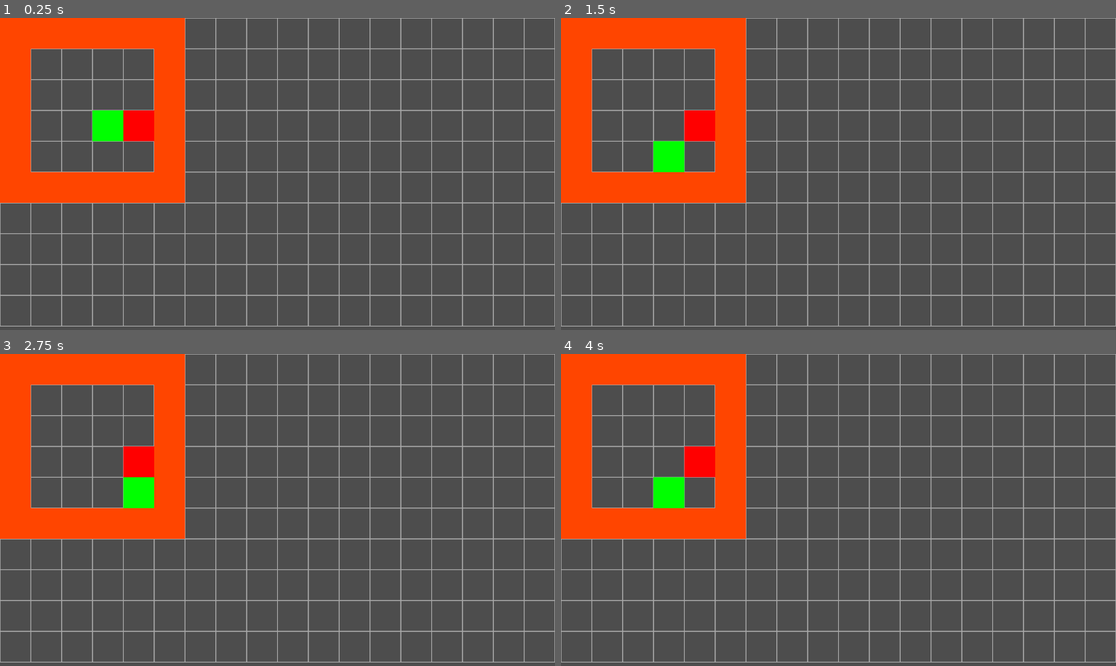
Above: before the commit, frames 1-4 (two rows, left to right).
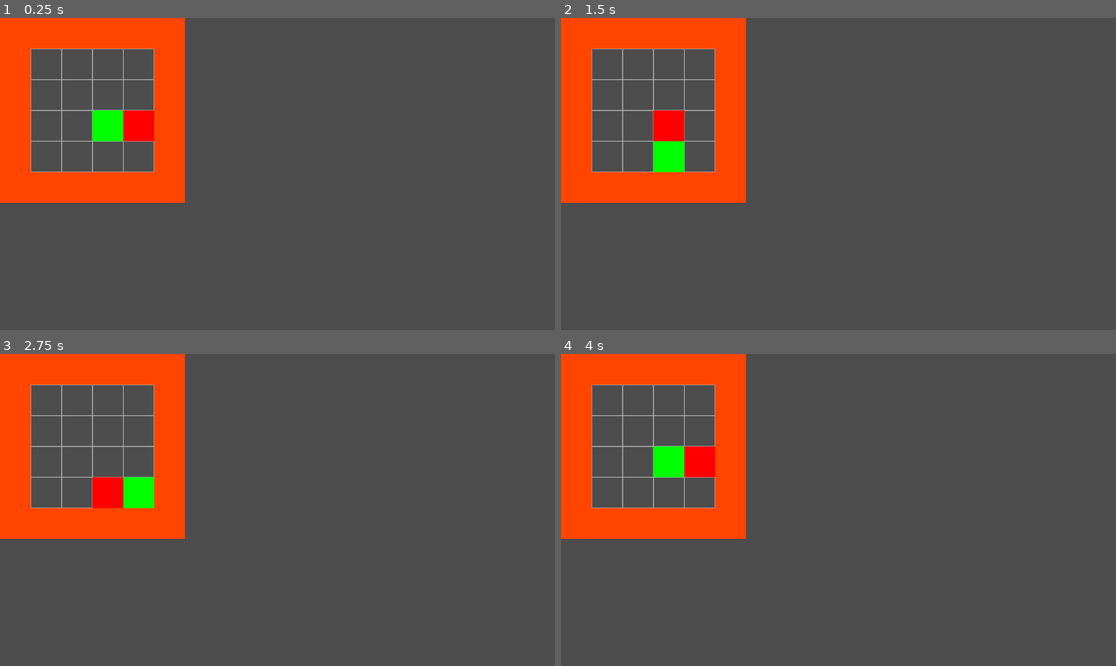
Above: after the commit, the same moments.

Repository: jevonsp/rogue-like
Game: Godot game, scene res://main/main.tscn
Two runs of this game, one before a commit and one after it. Both use one fixed random seed, a clock stepped at 60 frames per second and the inputs below.
Inputs:
- Up to frame 1 (0.25 s): no input
- Up to frame 2 (1.5 s): tap Enter at 0.5 s; hold D (right) 0.53-1.28 s; tap Space at 1.25 s; hold S (down) from 1.28 s (still down)
- Up to frame 3 (2.75 s): tap Enter at 2 s; release S (down) at 2.03 s; hold D (right) from 2.03 s (still down)
- Up to frame 4 (4 s): tap Space at 2.75 s; release D (right) at 2.78 s; hold W (up) 2.78-3.53 s; tap Enter at 3.5 s; hold A (left) from 3.53 s (still down)

The runs differ from the first frame. In frame 1, 6.2% of the frame differs, in the area x 0-100%, y 0-99%; in frame 2, 7.3%; in frame 3, 7.3%; in frame 4, 7.3%.

Commit message:
Attacking + Moving

Diff:
--- a/entities/Model.gd
+++ b/entities/Model.gd
@@ -5,12 +5,13 @@
 signal model_attacked(model)
 signal model_died(model)
 
+var model: Node
+
 var char_repr: String = ""
 var can_act: bool = false
 var dungeon_vec: Vector2i = Vector2i.ZERO:
 	set(value):
 		dungeon_vec = value
-		print("%s moved to %s" % [char_repr, dungeon_vec])
 		model_moved.emit(self)
 
 var attack_damage: float = 1.0
@@ -31,7 +32,19 @@
 	current_hitpoints = max_hitpoints
 
 func take_turn():
-	pass
+	var path = Pathfinder.get_grid_path(dungeon_vec, model.player_vec)
+
+	if path.size() > 1:
+		var next_step = Vector2i(path[1])
+
+		if model.validate_move_to(next_step):
+			if next_step == model.player_vec:
+				attack(model.player)
+			model.move_obj(dungeon_vec, next_step, "E", self)
+		elif model.validate_attack_to(next_step, self):
+			var target = model.player
+			if target:
+				attack(target)
 
 func attack(defender: Model):
 	defender.current_hitpoints -= attack_damage
@@ -43,8 +56,8 @@
 
 func die():
 	match char_repr:
-		"@": print("player would die here")
+		"@":
+			print("player would die here")
 		"E":
-			print("enemy would die here")
-			model_died.emit(dungeon_vec, self)
+			model_died.emit(self)
 			queue_free()
--- a/entities/View.gd
+++ b/entities/View.gd
@@ -17,7 +17,6 @@
 			modulate = Color.RED
 
 func display(pos: Vector2i):
-	print("would display here")
 	position = v2i_to_display(pos, cell_size)
 
 func on_model_moved(model: Model):
@@ -27,5 +26,5 @@
 func on_model_attacked(_model: Model):
 	pass
 
-func on_model_died(_dungeon_vec: Vector2i, _model: Model):
+func on_model_died(_model: Model):
 	queue_free()
--- /dev/null
+++ b/main/Pathfinder.gd
@@ -0,0 +1,19 @@
+extends Node
+
+var astar_grid = AStarGrid2D.new()
+var model
+
+func initialize_astar():
+	var dungeon = model.dungeon
+	astar_grid.size = Vector2i(dungeon[0].size(), dungeon.size())
+	astar_grid.cell_size = Vector2i(1, 1)
+	astar_grid.diagonal_mode = AStarGrid2D.DIAGONAL_MODE_NEVER
+	astar_grid.update()
+
+	for y in range(dungeon.size()):
+		for x in range(dungeon[y].size()):
+			if dungeon[y][x] == "W":
+				astar_grid.set_point_solid(Vector2i(x, y), true)
+
+func get_grid_path(from: Vector2i, to: Vector2i) -> PackedVector2Array:
+	return astar_grid.get_point_path(from, to)
--- a/main/controller.gd
+++ b/main/controller.gd
@@ -27,6 +27,8 @@
 func setup_game():
 	setup_connections()
 	model.make_dungeon()
+	Pathfinder.model = model
+	Pathfinder.initialize_astar()
 	spawn_obj(starting_pos, "@")
 	model.player_vec = Vector2i(starting_pos.x - 1, starting_pos.y - 1)
 	spawn_obj(Vector2i(5,4), "E")
@@ -37,10 +39,10 @@
 
 func spawn_obj(display_pos: Vector2i, char_repr: String):
 	var array_pos = Model.display_to_array(display_pos)
-	print("placing %s at display %s, array %s" % [char_repr, display_pos, array_pos])
 	model.place_obj(array_pos, char_repr)
 
 	var new_model = Model.new()
+	new_model.model = model
 	new_model.char_repr = char_repr
 	new_model.dungeon_vec = array_pos
 
@@ -61,5 +63,5 @@
 			enemy_counter += 1
 			new_model.name = "Enemy %s" % [enemy_counter]
 			new_model.model_died.connect(model.remove_obj)
-			model.enemies[new_model] = array_pos
+			model.enemies.append(new_model)
 	model.add_child(new_model)
--- a/main/main.tscn
+++ b/main/main.tscn
@@ -15,3 +15,6 @@
 
 [node name="View" type="Node2D" parent="."]
 script = ExtResource("3_lquwl")
+
+[node name="Line2D" type="Line2D" parent="View"]
+width = 5.0
--- a/main/model.gd
+++ b/main/model.gd
@@ -7,7 +7,7 @@
 var dungeon: Array = []
 
 var player: Model
-var enemies: Dictionary = {}
+var enemies: Array = []
 
 var player_vec: Vector2i = Vector2.ZERO
 
@@ -27,25 +27,36 @@
 
 func move_player(dir: Vector2i):
 	if not player.can_act:
+		print("player cant act")
 		return
 
 	var want_to_move = player_vec + dir
 
+	var attack = validate_attack_to(want_to_move, player)
+	if attack:
+		player.can_act = false
+		var target: Model
+		for enemy: Model in enemies:
+			if enemy.dungeon_vec == want_to_move:
+				target = enemy
+
+		if target:
+			player.attack(target)
+			dungeon_updated.emit(dungeon)
+		return
+
 	var move = validate_move_to(want_to_move)
-
 	if move:
 		player.can_act = false
+		var target: Model
+		for enemy: Model in enemies:
+			if enemy.dungeon_vec == want_to_move:
+				target = enemy
+		if target:
+			player.attack(target)
 		move_obj(player_vec, want_to_move, "@", player)
 		player_vec = want_to_move
 
-	var attack = validate_attack_to(want_to_move, player)
-
-	if attack:
-		player.can_act = false
-		var target = enemies.find_key(want_to_move)
-		if target:
-			player.attack(target)
-			dungeon_updated.emit(dungeon)
 
 func place_obj(pos: Vector2i, char_repr: String):
 	dungeon[pos.x][pos.y] = char_repr
@@ -82,17 +93,15 @@
 
 func on_player_turn_taken(model: Model):
 	if model.char_repr == "@":
-		print("player took turn")
 		take_enemy_turns()
 
 func take_enemy_turns():
 	for enemy: Model in enemies:
-		print("%s would take turn here" % [enemy])
 		enemy.take_turn()
 	player.can_act = true
 
-func remove_obj(pos: Vector2i, model: Model):
-	print("remove called")
+func remove_obj(model: Model):
+	var pos = model.dungeon_vec
 	if enemies.has(model):
 		enemies.erase(model)
 	dungeon[pos.x][pos.y] = "."
--- a/main/view.gd
+++ b/main/view.gd
@@ -2,25 +2,19 @@
 
 @export var cell_size = Vector2i(64, 64)
 
-var astar_grid = AStarGrid2D.new()
-var grid_size
+var grid_size = Vector2i(5, 5)
 
 var walls: Array[Vector2i] = []
 
+@onready var model: Node = $"../Model"
+
 func _ready() -> void:
-	initialize_grid()
+	pass
 
 func _draw() -> void:
 	draw_grid()
 	for wall in walls:
 		draw_rect(Rect2(wall * cell_size, cell_size), Color.ORANGE_RED)
-
-func initialize_grid():
-	grid_size = Vector2i(get_viewport_rect().size) / cell_size
-	astar_grid.size = grid_size
-	astar_grid.cell_size = cell_size
-	astar_grid.offset = cell_size / 2
-	astar_grid.update()
 
 func draw_grid():
 	for x in grid_size.x + 1:
@@ -33,9 +27,6 @@
 			Color.DARK_GRAY, 2.0)
 
 func display_dungeon(dungeon: Array):
-	for row in dungeon:
-		print(row)
-
 	walls.clear()
 
 	for y in range(dungeon.size()):
--- a/project.godot
+++ b/project.godot
@@ -13,6 +13,10 @@
 config/name="rogue-like02"
 run/main_scene="uid://bkw4pujbh4j0c"
 config/features=PackedStringArray("4.5", "Forward Plus")
+
+[autoload]
+
+Pathfinder="*res://main/Pathfinder.gd"
 
 [input]
 
Not shown, added: main/Pathfinder.gd.uid
